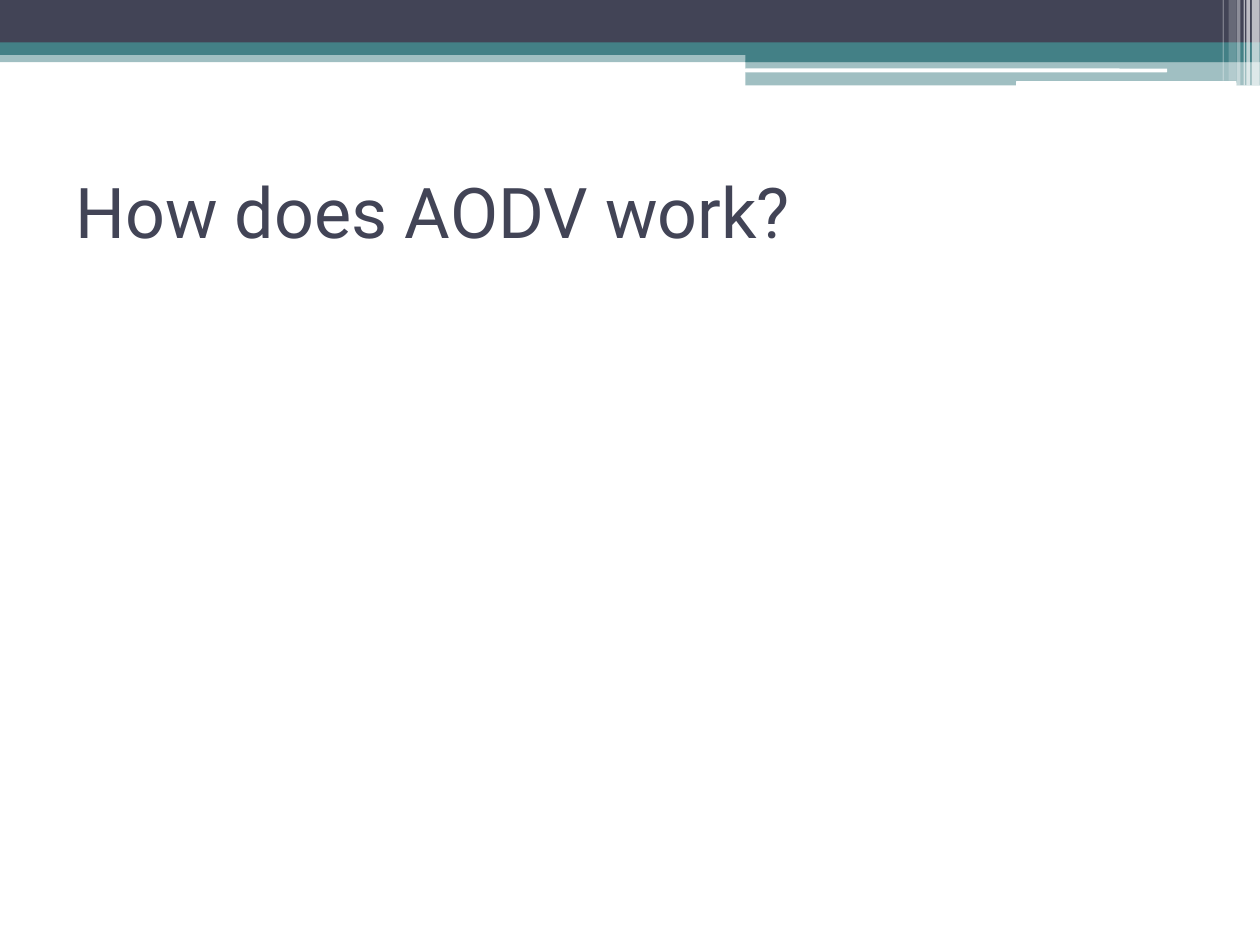
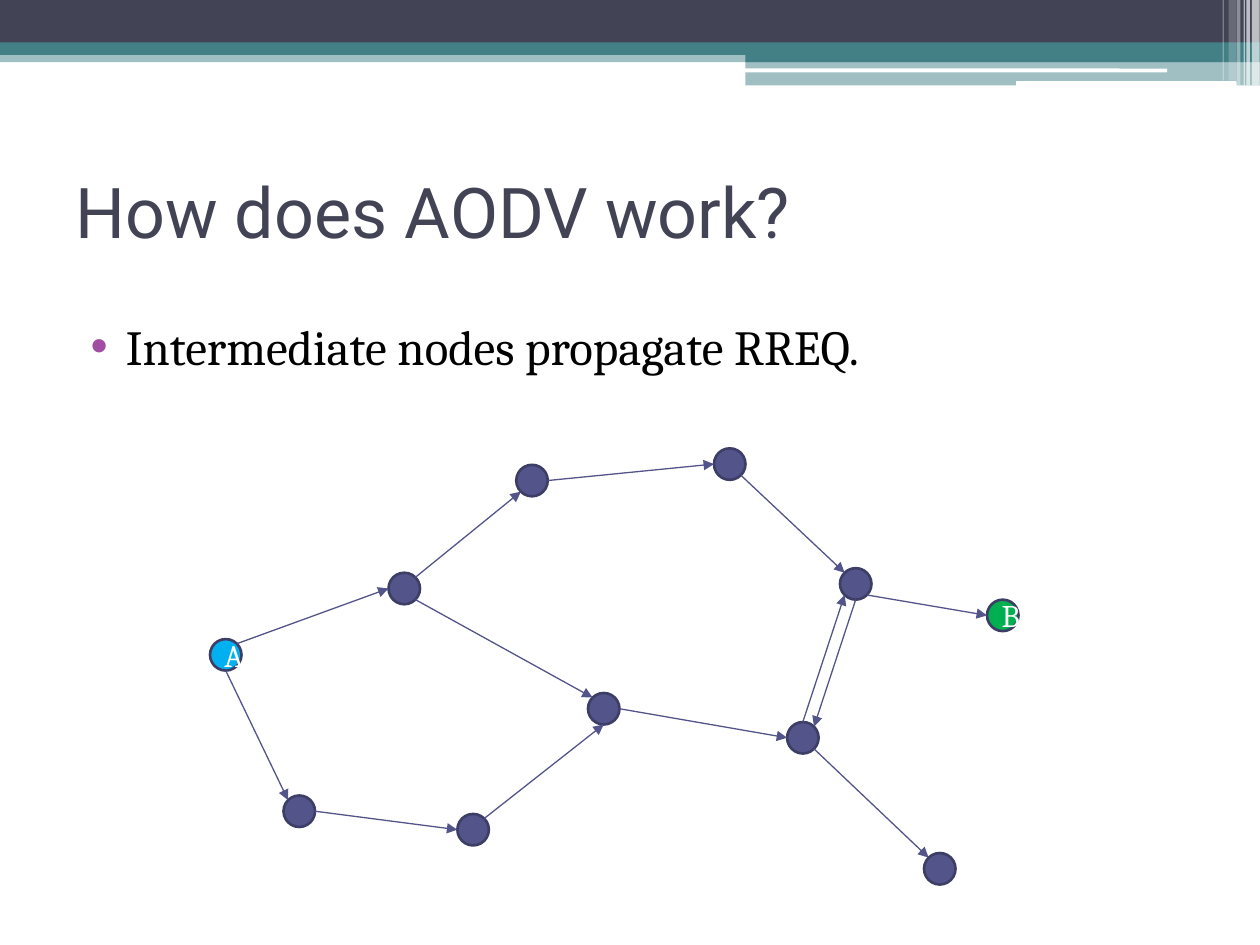
Before and after one commit to gdr34b/netsecproject, a slide deck: slide 4 of idea_presentation/idea_presentation.pptx (slide 3 before the commit). Drawn at 1260x945 pixels with LibreOffice and Linux fonts; fonts in the diff are those of the drawing. Boxes give left, top, right and bottom in pixels: in the first picture for what was removed or moved away, otherwise in the second. Text is boxed around its words. In the diff, an @@ line names an element or a change of style, - is before the commit and + after.

Commit message:
Added slides explaining AODV.

```diff
--- a/idea_presentation/idea_presentation.pptx
+++ b/idea_presentation/idea_presentation.pptx
@@ text added at box(126, 331, 859, 376), 28 pt, text #000000 @@
+• Intermediate nodes propagate RREQ.
@@ ellipse added at box(714, 449, 746, 480), fill #53548A, outline #3D3E66 1.5 pt @@
@@ ellipse added at box(517, 465, 548, 496), fill #53548A, outline #3D3E66 1.5 pt @@
@@ arrow added from (548, 480) to (714, 464), #53548A 0.75 pt @@
@@ arrow added from (741, 475) to (844, 573), #53548A 0.75 pt @@
@@ arrow added from (416, 577) to (520, 491), #53548A 0.75 pt @@
@@ ellipse added at box(840, 568, 872, 600), fill #53548A, outline #3D3E66 1.5 pt @@
@@ arrow added from (237, 644) to (388, 588), #53548A 0.75 pt @@
@@ ellipse added at box(388, 573, 420, 605), fill #53548A, outline #3D3E66 1.5 pt @@
@@ arrow added from (803, 722) to (844, 595), #53548A 0.75 pt @@
@@ arrow added from (867, 595) to (987, 615), #53548A 0.75 pt @@
@@ arrow added from (416, 600) to (592, 698), #53548A 0.75 pt @@
@@ arrow added from (856, 600) to (814, 727), #53548A 0.75 pt @@
@@ ellipse added at box(987, 600, 1018, 631), fill #00B050, outline #3D3E66 1.5 pt, 18 pt, text #FFFFFF @@
+B
@@ ellipse added at box(210, 639, 242, 670), fill #00B0F0, outline #3D3E66 1.5 pt, 18 pt, text #FFFFFF @@
+A
@@ arrow added from (226, 670) to (289, 800), #53548A 0.75 pt @@
@@ ellipse added at box(588, 693, 620, 724), fill #53548A, outline #3D3E66 1.5 pt @@
@@ arrow added from (620, 708) to (788, 738), #53548A 0.75 pt @@
@@ arrow added from (484, 819) to (604, 724), #53548A 0.75 pt @@
@@ ellipse added at box(788, 722, 819, 753), fill #53548A, outline #3D3E66 1.5 pt @@
@@ arrow added from (814, 748) to (929, 858), #53548A 0.75 pt @@
@@ ellipse added at box(284, 795, 315, 827), fill #53548A, outline #3D3E66 1.5 pt @@
@@ arrow added from (315, 811) to (457, 829), #53548A 0.75 pt @@
@@ ellipse added at box(457, 814, 489, 845), fill #53548A, outline #3D3E66 1.5 pt @@
@@ ellipse added at box(924, 853, 955, 885), fill #53548A, outline #3D3E66 1.5 pt @@
```
Also in this commit, not shown: 3 slides added.
